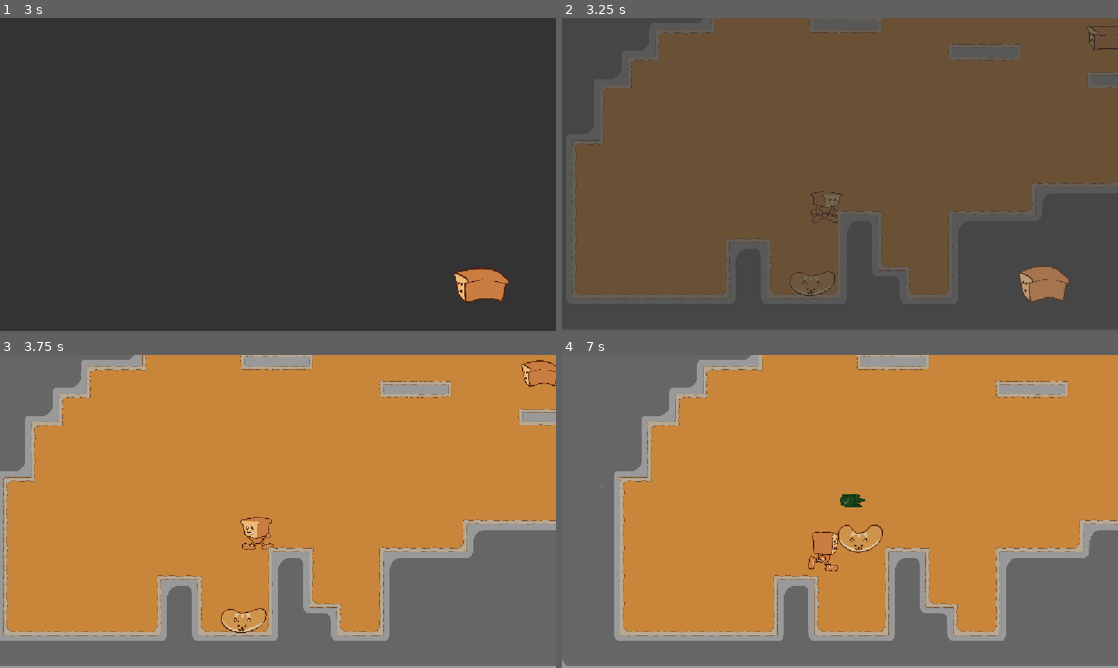
Above: before the commit, frames 1-4 (two rows, left to right).
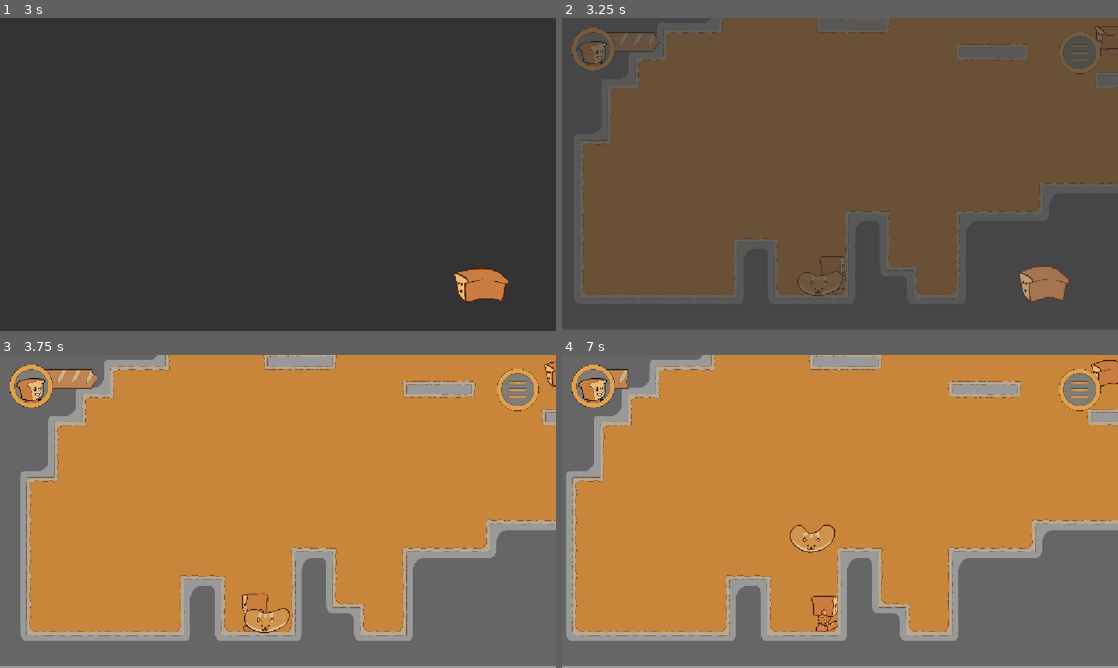
Above: after the commit, the same moments.

Repository: Espabul/Pan_demic
Game: Godot game, scene res://Scenes/UI/main_menu_scene.tscn
Two runs of this game, one before a commit and one after it. Both use one fixed random seed, a clock stepped at 60 frames per second and the inputs below.
Inputs (mouse positions are in pixels of both pictures, inside the frame that each line leads up to):
- Up to frame 1 (3 s): click "PLAY" at 0.5 s; hold D (mover_derecha) 1.28-2 s; tap K (ataque) at 1.35 s; tap Space (saltar) at 1.52 s; click (522, 49) at 2.02 s; hold D (mover_derecha) from 2.78 s (still down); tap S (dash) at 2.85 s
- Up to frame 2 (3.25 s): keep holding D (mover_derecha); tap Space (saltar) at 3.02 s
- Up to frame 3 (3.75 s): release D (mover_derecha) at 3.53 s; hold A (mover izquierda) from 3.53 s (still down); tap O (disparo) at 3.6 s
- Up to frame 4 (7 s): release A (mover izquierda) at 4.28 s; hold D (mover_derecha) 4.28-5.78 s; tap P (disparoplus) at 4.35 s; tap Space (saltar) at 4.52, 5.27, 6.02 s; tap K (ataque) at 5.1 s; hold A (mover izquierda) 5.78-6.53 s; tap S (dash) at 5.85 s; hold D (mover_derecha) from 6.53 s (still down); tap O (disparo) at 6.6 s

Frame 1 is identical in both runs. In frame 2, 5.7% of the frame differs, in the area x 1-100%, y 0-90%; in frame 3, 18%; in frame 4, 28%, in the area x 0-100%, y 0-100%.

Commit message:
Fixed Flybun

Diff:
--- a/Scenes/Enemigos/Flybun/flybun.tscn
+++ b/Scenes/Enemigos/Flybun/flybun.tscn
@@ -122,7 +122,8 @@
 [sub_resource type="CircleShape2D" id="CircleShape2D_60dfp"]
 radius = 86.100876
 
-[node name="Flybun" type="CharacterBody2D" unique_id=14139485]
+[node name="Flybun" type="CharacterBody2D" unique_id=14139485 groups=["enemy"]]
+collision_layer = 2
 script = ExtResource("1_3n1rm")
 
 [node name="AnimatedSprite2D" type="AnimatedSprite2D" parent="." unique_id=1202568300]
--- a/Scenes/Enemigos/Fungitajo/fungitajo.tscn
+++ b/Scenes/Enemigos/Fungitajo/fungitajo.tscn
@@ -175,7 +175,7 @@
 [sub_resource type="CircleShape2D" id="CircleShape2D_bfsr1"]
 radius = 84.0238
 
-[node name="Fungitajo" type="StaticBody2D" unique_id=1545032201]
+[node name="Fungitajo" type="StaticBody2D" unique_id=1545032201 groups=["enemy"]]
 collision_layer = 2
 script = ExtResource("1_4d8di")
 proyectil_escena = ExtResource("2_0roii")
--- a/Scenes/Salas/Level1_Amasadora.tscn
+++ b/Scenes/Salas/Level1_Amasadora.tscn
@@ -5,6 +5,7 @@
 [ext_resource type="PackedScene" uid="uid://dreftishfbwx6" path="res://Scenes/Enemigos/Fungitajo/fungitajo.tscn" id="3_2s2wd"]
 [ext_resource type="PackedScene" uid="uid://qheuo3qvasx0" path="res://Scenes/Enemigos/caterpanillar/caterpanillar.tscn" id="4_mya04"]
 [ext_resource type="PackedScene" uid="uid://dlexo6get3obp" path="res://Scenes/Enemigos/Flybun/flybun.tscn" id="5_4n4k6"]
+[ext_resource type="PackedScene" uid="uid://bc1unypn4g0bs" path="res://Scenes/UI/game_screen.tscn" id="6_268t0"]
 
 [sub_resource type="GDScript" id="GDScript_l5sf6"]
 script/source = "extends Camera2D
@@ -426,3 +427,5 @@
 
 [node name="Flybun" parent="." unique_id=14139485 instance=ExtResource("5_4n4k6")]
 position = Vector2(169, -678)
+
+[node name="GameScreen" parent="." unique_id=1350099081 instance=ExtResource("6_268t0")]
--- a/Scripts/Enemigos/Flybun/flybun.gd
+++ b/Scripts/Enemigos/Flybun/flybun.gd
@@ -5,6 +5,7 @@
 @export var rango = 400
 @export var gravedad = 2000
 @export var velocidad_subida = 150
+@export var damage_amount:int = 1
 
 var detectar_jugador = null
 var tiempo = 0.0
--- a/Scripts/Enemigos/Fungitajo/Fungitajo/fungitajo.gd
+++ b/Scripts/Enemigos/Fungitajo/Fungitajo/fungitajo.gd
@@ -3,6 +3,7 @@
 @export var cooldown = 2.0
 @export var proyectil_escena: PackedScene
 @export var vida = 3.0
+@export var damage_amount:int = 1
 
 var detectar_jugador = null
 var esta_atacando = false
--- a/Scripts/Enemigos/Fungitajo/Proyectil/fungitajo_proyectil.gd
+++ b/Scripts/Enemigos/Fungitajo/Proyectil/fungitajo_proyectil.gd
@@ -2,6 +2,8 @@
 
 @export var velocidad = 500
 @export var direccion = Vector2(Vector2.LEFT)
+@export var damage_amount:int = 1
+
 var impactando = false
 
 
